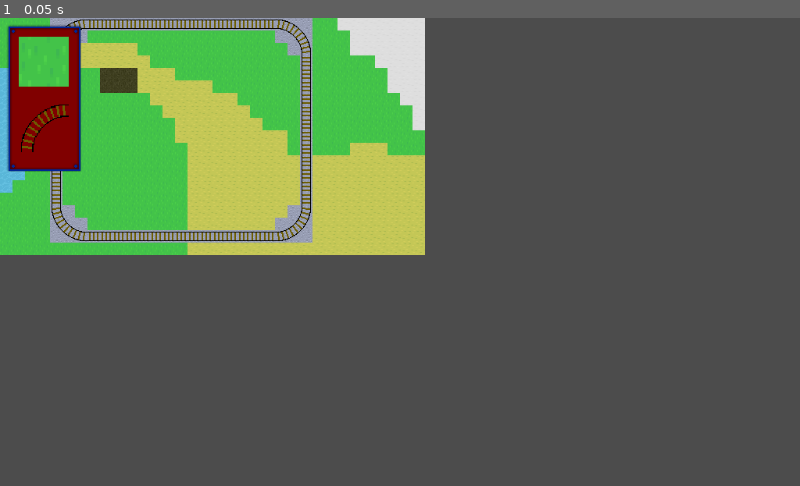
Above: before the commit, frame 1.
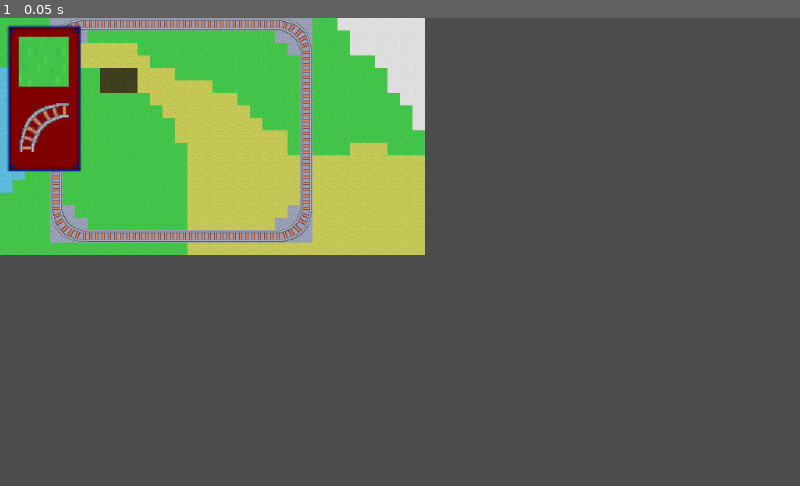
Above: after the commit, the same moment.

Repository: 2zqa/traingame
Game: Godot game, scene res://Scenes/GameScreen.tscn
The game is run twice, just before and just after one commit, with the same random seed, the same clock (stepped at 60 frames per second) and the same inputs.
Inputs:
- Up to frame 1 (0.05 s): no input

The runs differ from the first frame. In frame 1, 2.0% of the frame differs, in the area x 2-39%, y 0-48%.

Commit message:
Updated rail textures and added some trees

Diff:
--- a/TrainGame-Godot/Scenes/GameScreen.tscn
+++ b/TrainGame-Godot/Scenes/GameScreen.tscn
@@ -17,5 +17,4 @@
 tile_data = PoolIntArray( 4, 1, 0, 7, 16, 0, 8, 16, 0, 9, 16, 0, 10, 16, 0, 11, 16, 0, 12, 16, 0, 13, 16, 0, 14, 16, 0, …(732 unchanged characters)…
 
 [node name="SideMenu" parent="." instance=ExtResource( 4 )]
-
 [connection signal="option_selected" from="SideMenu" to="." method="_on_SideMenu_option_selected"]
--- a/TrainGame-Godot/Scenes/SideMenu/ObjectsTileSelectorPopup.tscn
+++ b/TrainGame-Godot/Scenes/SideMenu/ObjectsTileSelectorPopup.tscn
@@ -5,7 +5,7 @@
 [ext_resource path="res://Scenes/SingleTileDisplay.tscn" type="PackedScene" id=3]
 
 [node name="ObjectsTileSelectorPopup" type="Popup"]
-editor/display_folded = true
+visible = true
 anchor_right = 1.0
 anchor_bottom = 1.0
 margin_left = 8.0
@@ -16,72 +16,188 @@
 
 [node name="PopupBackground" parent="." instance=ExtResource( 2 )]
 margin_top = -1.0
-margin_right = 262.0
+margin_right = 342.0
 margin_bottom = 499.0
 
 [node name="HorizontalRail" parent="." instance=ExtResource( 3 )]
 position = Vector2( 16, 16 )
+size = Vector2( 64, 64 )
 tile_id = 0
+transposed = false
+x_flipped = false
+y_flipped = false
 
 [node name="VerticalRail" parent="." instance=ExtResource( 3 )]
 position = Vector2( 16, 96 )
+size = Vector2( 64, 64 )
 tile_id = 16
+transposed = false
+x_flipped = false
+y_flipped = false
 
 [node name="Corner1Rail" parent="." instance=ExtResource( 3 )]
 position = Vector2( 96, 16 )
+size = Vector2( 64, 64 )
 tile_id = 15
+transposed = false
+x_flipped = false
+y_flipped = false
 
 [node name="Corner2Rail" parent="." instance=ExtResource( 3 )]
 position = Vector2( 96, 95 )
+size = Vector2( 64, 64 )
 tile_id = 14
+transposed = false
+x_flipped = false
+y_flipped = false
 
 [node name="Corner3Rail" parent="." instance=ExtResource( 3 )]
 position = Vector2( 176, 16 )
+size = Vector2( 64, 64 )
 tile_id = 13
+transposed = false
+x_flipped = false
+y_flipped = false
 
 [node name="Corner4Rail" parent="." instance=ExtResource( 3 )]
 position = Vector2( 176, 96 )
+size = Vector2( 64, 64 )
 tile_id = 1
+transposed = false
+x_flipped = false
+y_flipped = false
+
+[node name="SmallSpringTree" parent="." instance=ExtResource( 3 )]
+position = Vector2( 256, 16 )
+size = Vector2( 64, 64 )
+tile_id = 28
+transposed = false
+x_flipped = false
+y_flipped = false
+
+[node name="SpringTree" parent="." instance=ExtResource( 3 )]
+position = Vector2( 256, 96 )
+size = Vector2( 64, 64 )
+tile_id = 21
+transposed = false
+x_flipped = false
+y_flipped = false
+
+[node name="LargeSpringTree" parent="." instance=ExtResource( 3 )]
+position = Vector2( 256, 186 )
+size = Vector2( 64, 64 )
+tile_id = 17
+transposed = false
+x_flipped = false
+y_flipped = false
+
+[node name="AutumnTreeSmall" parent="." instance=ExtResource( 3 )]
+position = Vector2( 256, 256 )
+size = Vector2( 64, 64 )
+tile_id = 24
+transposed = false
+x_flipped = false
+y_flipped = false
+
+[node name="AutumnTree" parent="." instance=ExtResource( 3 )]
+position = Vector2( 256, 336 )
+size = Vector2( 64, 64 )
+tile_id = 23
+transposed = false
+x_flipped = false
+y_flipped = false
+
+[node name="LargeAutumnTree2" parent="." instance=ExtResource( 3 )]
+position = Vector2( 256, 406 )
+size = Vector2( 64, 64 )
+tile_id = 19
+transposed = false
+x_flipped = false
+y_flipped = false
 
 [node name="VerticalRoad" parent="." instance=ExtResource( 3 )]
 position = Vector2( 16, 176 )
+size = Vector2( 64, 64 )
 tile_id = 4
+transposed = false
+x_flipped = false
+y_flipped = false
 
 [node name="HorizontalRoad" parent="." instance=ExtResource( 3 )]
 position = Vector2( 16, 256 )
+size = Vector2( 64, 64 )
 tile_id = 3
+transposed = false
+x_flipped = false
+y_flipped = false
 
 [node name="Corner1Road" parent="." instance=ExtResource( 3 )]
 position = Vector2( 96, 176 )
+size = Vector2( 64, 64 )
 tile_id = 9
+transposed = false
+x_flipped = false
+y_flipped = false
 
 [node name="Corner2Road" parent="." instance=ExtResource( 3 )]
 position = Vector2( 176, 176 )
+size = Vector2( 64, 64 )
 tile_id = 12
+transposed = false
+x_flipped = false
+y_flipped = false
 
 [node name="Corner3Road" parent="." instance=ExtResource( 3 )]
 position = Vector2( 176, 256 )
+size = Vector2( 64, 64 )
 tile_id = 7
+transposed = false
+x_flipped = false
+y_flipped = false
 
 [node name="Corner4Road" parent="." instance=ExtResource( 3 )]
 position = Vector2( 96, 256 )
+size = Vector2( 64, 64 )
 tile_id = 11
+transposed = false
+x_flipped = false
+y_flipped = false
 
 [node name="CrossingRoad" parent="." instance=ExtResource( 3 )]
 position = Vector2( 16, 336 )
+size = Vector2( 64, 64 )
 tile_id = 2
+transposed = false
+x_flipped = false
+y_flipped = false
 
 [node name="T1Road" parent="." instance=ExtResource( 3 )]
 position = Vector2( 96, 336 )
+size = Vector2( 64, 64 )
+transposed = false
+x_flipped = false
+y_flipped = false
 
 [node name="T2Road" parent="." instance=ExtResource( 3 )]
 position = Vector2( 176, 336 )
+size = Vector2( 64, 64 )
 tile_id = 6
+transposed = false
+x_flipped = false
+y_flipped = false
 
 [node name="T3Road" parent="." instance=ExtResource( 3 )]
 position = Vector2( 176, 416 )
+size = Vector2( 64, 64 )
 tile_id = 5
+transposed = false
+x_flipped = false
+y_flipped = false
 
 [node name="T4Road" parent="." instance=ExtResource( 3 )]
 position = Vector2( 96, 416 )
+size = Vector2( 64, 64 )
 tile_id = 8
+transposed = false
+x_flipped = false
+y_flipped = false
--- a/TrainGame-Godot/Scripts/Registry.gd
+++ b/TrainGame-Godot/Scripts/Registry.gd
@@ -50,6 +50,19 @@
 #warning-ignore:unused_class_variable
 var ROAD_T := _register_object_tile_with_auto_rotation(ObjectTile.new("road_t", [5, 6, 8, 10]))
 
+#warning-ignore:unused_class_variable
+var SPRING_TREE_SMALL := _register_object_tile_with_auto_rotation(ObjectTile.new("spring_tree_small", [28, 28, 28, 28]))
+#warning-ignore:unused_class_variable
+var SPRING_TREE := _register_object_tile_with_auto_rotation(ObjectTile.new("spring_tree", [21, 21, 21, 21]))
+#warning-ignore:unused_class_variable
+var SPRING_TREE_LARGE := _register_object_tile_with_auto_rotation(ObjectTile.new("spring_tree_large", [17, 17, 17, 17]))
+#warning-ignore:unused_class_variable
+var AUTUMN_TREE_SMALL := _register_object_tile_with_auto_rotation(ObjectTile.new("autumn_tree_small", [24, 24, 24, 24]))
+#warning-ignore:unused_class_variable
+var AUTUMN_TREE := _register_object_tile_with_auto_rotation(ObjectTile.new("autumn_tree", [23, 23, 23, 23]))
+#warning-ignore:unused_class_variable
+var AUTUMN_TREE_LARGE := _register_object_tile_with_auto_rotation(ObjectTile.new("autumn_tree_large", [19, 19, 19, 19]))
+
 # Ground tiles
 var GRASS := _register_ground_tile(GroundTile.new("grass", 0))
 #warning-ignore:unused_class_variable
--- a/TrainGame-Godot/TileSets/Objects.tres
+++ b/TrainGame-Godot/TileSets/Objects.tres
@@ -1,13 +1,16 @@
-[gd_resource type="TileSet" load_steps=19 format=2]
+[gd_resource type="TileSet" load_steps=37 format=2]
 
 [ext_resource path="res://Images/tilesheet_objects.png" type="Texture" id=1]
 
-[sub_resource type="ConvexPolygonShape2D" id=3]
+[sub_resource type="ConvexPolygonShape2D" id=1]
 points = PoolVector2Array( 0, 0, 16, 0, 16, 16, 0, 16 )
 
 [sub_resource type="ConvexPolygonShape2D" id=2]
 points = PoolVector2Array( 0, 0, 48, 0, 48, 32, 32, 32, 32, 48, 0, 48 )
 
+[sub_resource type="ConvexPolygonShape2D" id=3]
+points = PoolVector2Array( 0, 0, 48, 0, 48, 48, 0, 48 )
+
 [sub_resource type="ConvexPolygonShape2D" id=4]
 points = PoolVector2Array( 0, 0, 48, 0, 48, 48, 0, 48 )
 
@@ -15,42 +18,93 @@
 points = PoolVector2Array( 0, 0, 48, 0, 48, 48, 0, 48 )
 
 [sub_resource type="ConvexPolygonShape2D" id=6]
-points = PoolVector2Array( 0, 0, 48, 0, 48, 48, 0, 48 )
+points = PoolVector2Array( 0, 0, 32, 0, 32, 16, 48, 16, 48, 48, 0, 48 )
 
 [sub_resource type="ConvexPolygonShape2D" id=7]
-points = PoolVector2Array( 0, 0, 32, 0, 32, 16, 48, 16, 48, 48, 0, 48 )
+points = PoolVector2Array( 0, 0, 48, 0, 48, 48, 16, 48, 16, 32, 0, 32 )
 
 [sub_resource type="ConvexPolygonShape2D" id=8]
-points = PoolVector2Array( 0, 0, 48, 0, 48, 48, 16, 48, 16, 32, 0, 32 )
+points = PoolVector2Array( 0, 16, 16, 16, 16, 0, 48, 0, 48, 48, 0, 48 )
 
 [sub_resource type="ConvexPolygonShape2D" id=9]
-points = PoolVector2Array( 0, 16, 16, 16, 16, 0, 48, 0, 48, 48, 0, 48 )
+points = PoolVector2Array( 0, 0, 16, 0, 16, 16, 0, 16 )
 
 [sub_resource type="ConvexPolygonShape2D" id=10]
-points = PoolVector2Array( 0, 0, 16, 0, 16, 16, 0, 16 )
+points = PoolVector2Array( 0, 0, 16, 0, 16, 32, 0, 32 )
 
 [sub_resource type="ConvexPolygonShape2D" id=11]
-points = PoolVector2Array( 0, 0, 48, 0, 48, 48, 0, 48 )
+points = PoolVector2Array( 0, 0, 16, 0, 16, 32, 0, 32 )
 
 [sub_resource type="ConvexPolygonShape2D" id=12]
+points = PoolVector2Array( 0, 0, 16, 0, 16, 32, 0, 32 )
+
+[sub_resource type="ConvexPolygonShape2D" id=13]
+points = PoolVector2Array( 0, 0, 48, 0, 48, 48, 0, 48 )
+
+[sub_resource type="ConvexPolygonShape2D" id=14]
+points = PoolVector2Array( 0, 0, 16, 0, 16, 16, 0, 16 )
+
+[sub_resource type="ConvexPolygonShape2D" id=15]
+points = PoolVector2Array( 0, 0, 16, 0, 16, 32, 0, 32 )
+
+[sub_resource type="ConvexPolygonShape2D" id=16]
+points = PoolVector2Array( 0, 0, 16, 0, 16, 32, 0, 32 )
+
+[sub_resource type="ConvexPolygonShape2D" id=17]
+points = PoolVector2Array( 0, 0, 16, 0, 16, 32, 0, 32 )
+
+[sub_resource type="ConvexPolygonShape2D" id=18]
+points = PoolVector2Array( 0, 0, 16, 0, 16, 16, 0, 16 )
+
+[sub_resource type="ConvexPolygonShape2D" id=19]
+points = PoolVector2Array( 16, 48, 16, 16, 32, 16, 32, 48 )
+
+[sub_resource type="ConvexPolygonShape2D" id=20]
+points = PoolVector2Array( 16, 48, 16, 16, 32, 16, 32, 48 )
+
+[sub_resource type="ConvexPolygonShape2D" id=21]
+points = PoolVector2Array( 0, 0, 16, 0, 16, 16, 0, 16 )
+
+[sub_resource type="ConvexPolygonShape2D" id=22]
+points = PoolVector2Array( 0, 0, 16, 0, 16, 16, 0, 16 )
+
+[sub_resource type="ConvexPolygonShape2D" id=23]
+points = PoolVector2Array( 0, 0, 16, 0, 16, 16, 0, 16 )
+
+[sub_resource type="ConvexPolygonShape2D" id=24]
 points = PoolVector2Array( 0, 0, 16, 0, 16, 48, 0, 48 )
 
-[sub_resource type="ConvexPolygonShape2D" id=13]
+[sub_resource type="ConvexPolygonShape2D" id=25]
+points = PoolVector2Array( 0, 0, 16, 0, 16, 16, 0, 16 )
+
+[sub_resource type="ConvexPolygonShape2D" id=26]
+points = PoolVector2Array( 0, 0, 16, 0, 16, 32, 0, 32 )
+
+[sub_resource type="ConvexPolygonShape2D" id=27]
+points = PoolVector2Array( 0, 0, 16, 0, 16, 32, 0, 32 )
+
+[sub_resource type="ConvexPolygonShape2D" id=28]
+points = PoolVector2Array( 0, 0, 16, 0, 16, 16, 0, 16 )
+
+[sub_resource type="ConvexPolygonShape2D" id=29]
+points = PoolVector2Array( 0, 0, 16, 0, 16, 16, 0, 16 )
+
+[sub_resource type="ConvexPolygonShape2D" id=30]
 points = PoolVector2Array( 0, 0, 48, 0, 48, 16, 0, 16 )
 
-[sub_resource type="ConvexPolygonShape2D" id=14]
-points = PoolVector2Array( 0, 0, 48, 0, 48, 48, 0, 48 )
-
-[sub_resource type="ConvexPolygonShape2D" id=15]
-points = PoolVector2Array( 0, 0, 48, 0, 48, 48, 0, 48 )
-
-[sub_resource type="ConvexPolygonShape2D" id=16]
-points = PoolVector2Array( 0, 0, 48, 0, 48, 48, 0, 48 )
-
-[sub_resource type="ConvexPolygonShape2D" id=17]
-points = PoolVector2Array( 0, 0, 48, 0, 48, 48, 0, 48 )
-
-[sub_resource type="ConvexPolygonShape2D" id=18]
+[sub_resource type="ConvexPolygonShape2D" id=31]
+points = PoolVector2Array( 0, 0, 48, 0, 48, 48, 0, 48 )
+
+[sub_resource type="ConvexPolygonShape2D" id=32]
+points = PoolVector2Array( 0, 0, 48, 0, 48, 48, 0, 48 )
+
+[sub_resource type="ConvexPolygonShape2D" id=33]
+points = PoolVector2Array( 0, 0, 48, 0, 48, 48, 0, 48 )
+
+[sub_resource type="ConvexPolygonShape2D" id=34]
+points = PoolVector2Array( 0, 0, 48, 0, 48, 48, 0, 48 )
+
+[sub_resource type="ConvexPolygonShape2D" id=35]
 points = PoolVector2Array( 0, 0, 48, 0, 48, 48, 0, 48 )
 
 [resource]
@@ -66,7 +120,7 @@
 "autotile_coord": Vector2( 0, 0 ),
 "one_way": false,
 "one_way_margin": 1.0,
-"shape": SubResource( 3 ),
+"shape": SubResource( 1 ),
 "shape_transform": Transform2D( 1, 0, 0, 1, 0, 0 )
 } ]
 0/z_index = 0
@@ -322,7 +376,295 @@
 "autotile_coord": Vector2( 0, 0 ),
 "one_way": false,
 "one_way_margin": 1.0,
+"shape": SubResource( 9 ),
+"shape_transform": Transform2D( 1, 0, 0, 1, 0, 0 )
+} ]
+16/z_index = 0
+17/name = "tilesheet_objects.png 17"
+17/texture = ExtResource( 1 )
+17/tex_offset = Vector2( 0, 0 )
+17/modulate = Color( 1, 1, 1, 1 )
+17/region = Rect2( 160, 0, 16, 32 )
+17/tile_mode = 0
+17/occluder_offset = Vector2( 0, 0 )
+17/navigation_offset = Vector2( 0, 0 )
+17/shapes = [ {
+"autotile_coord": Vector2( 0, 0 ),
+"one_way": false,
+"one_way_margin": 1.0,
 "shape": SubResource( 10 ),
 "shape_transform": Transform2D( 1, 0, 0, 1, 0, 0 )
 } ]
-16/z_index = 0
+17/z_index = 0
+18/name = "tilesheet_objects.png 18"
+18/texture = ExtResource( 1 )
+18/tex_offset = Vector2( 0, 0 )
+18/modulate = Color( 1, 1, 1, 1 )
+18/region = Rect2( 160, 32, 16, 32 )
+18/tile_mode = 0
+18/occluder_offset = Vector2( 0, 0 )
+18/navigation_offset = Vector2( 0, 0 )
+18/shapes = [ {
+"autotile_coord": Vector2( 0, 0 ),
+"one_way": false,
+"one_way_margin": 1.0,
+"shape": SubResource( 11 ),
+"shape_transform": Transform2D( 1, 0, 0, 1, 0, 0 )
+} ]
+18/z_index = 0
+19/name = "tilesheet_objects.png 19"
+19/texture = ExtResource( 1 )
+19/tex_offset = Vector2( 0, 0 )
+19/modulate = Color( 1, 1, 1, 1 )
+19/region = Rect2( 160, 64, 16, 32 )
+19/tile_mode = 0
+19/occluder_offset = Vector2( 0, 0 )
+19/navigation_offset = Vector2( 0, 0 )
+19/shapes = [ {
+"autotile_coord": Vector2( 0, 0 ),
+"one_way": false,
+"one_way_margin": 1.0,
+"shape": SubResource( 12 ),
+"shape_transform": Transform2D( 1, 0, 0, 1, 0, 0 )
+} ]
+19/z_index = 0
+20/name = "tilesheet_objects.png 20"
+20/texture = ExtResource( 1 )
+20/tex_offset = Vector2( 0, 0 )
+20/modulate = Color( 1, 1, 1, 1 )
+20/region = Rect2( 160, 96, 16, 16 )
+20/tile_mode = 0
+20/occluder_offset = Vector2( 0, 0 )
+20/navigation_offset = Vector2( 0, 0 )
+20/shapes = [ {
+"autotile_coord": Vector2( 0, 0 ),
+"one_way": false,
+"one_way_margin": 1.0,
+"shape": SubResource( 14 ),
+"shape_transform": Transform2D( 1, 0, 0, 1, 0, 0 )
+} ]
+20/z_index = 0
+21/name = "tilesheet_objects.png 21"
+21/texture = ExtResource( 1 )
+21/tex_offset = Vector2( 0, 0 )
+21/modulate = Color( 1, 1, 1, 1 )
+21/region = Rect2( 176, 0, 16, 32 )
+21/tile_mode = 0
+21/occluder_offset = Vector2( 0, 0 )
+21/navigation_offset = Vector2( 0, 0 )
+21/shapes = [ {
+"autotile_coord": Vector2( 0, 0 ),
+"one_way": false,
+"one_way_margin": 1.0,
+"shape": SubResource( 15 ),
+"shape_transform": Transform2D( 1, 0, 0, 1, 0, 0 )
+} ]
+21/z_index = 0
+22/name = "tilesheet_objects.png 22"
+22/texture = ExtResource( 1 )
+22/tex_offset = Vector2( 0, 0 )
+22/modulate = Color( 1, 1, 1, 1 )
+22/region = Rect2( 176, 32, 16, 32 )
+22/tile_mode = 0
+22/occluder_offset = Vector2( 0, 0 )
+22/navigation_offset = Vector2( 0, 0 )
+22/shapes = [ {
+"autotile_coord": Vector2( 0, 0 ),
+"one_way": false,
+"one_way_margin": 1.0,
+"shape": SubResource( 16 ),
+"shape_transform": Transform2D( 1, 0, 0, 1, 0, 0 )
+} ]
+22/z_index = 0
+23/name = "tilesheet_objects.png 23"
+23/texture = ExtResource( 1 )
+23/tex_offset = Vector2( 0, 0 )
+23/modulate = Color( 1, 1, 1, 1 )
+23/region = Rect2( 176, 64, 16, 32 )
+23/tile_mode = 0
+23/occluder_offset = Vector2( 0, 0 )
+23/navigation_offset = Vector2( 0, 0 )
+23/shapes = [ {
+"autotile_coord": Vector2( 0, 0 ),
+"one_way": false,
+"one_way_margin": 1.0,
+"shape": SubResource( 17 ),
+"shape_transform": Transform2D( 1, 0, 0, 1, 0, 0 )
+} ]
+23/z_index = 0
+24/name = "tilesheet_objects.png 24"
+24/texture = ExtResource( 1 )
+24/tex_offset = Vector2( 0, 0 )
+24/modulate = Color( 1, 1, 1, 1 )
+24/region = Rect2( 176, 96, 16, 16 )
+24/tile_mode = 0
+24/occluder_offset = Vector2( 0, 0 )
+24/navigation_offset = Vector2( 0, 0 )
+24/shapes = [ {
+"autotile_coord": Vector2( 0, 0 ),
+"one_way": false,
+"one_way_margin": 1.0,
+"shape": SubResource( 18 ),
+"shape_transform": Transform2D( 1, 0, 0, 1, 0, 0 )
+} ]
+24/z_index = 0
+25/name = "tilesheet_objects.png 25"
+25/texture = ExtResource( 1 )
+25/tex_offset = Vector2( 0, 0 )
+25/modulate = Color( 1, 1, 1, 1 )
+25/region = Rect2( 192, 0, 48, 48 )
+25/tile_mode = 0
+25/occluder_offset = Vector2( 0, 0 )
+25/navigation_offset = Vector2( 0, 0 )
+25/shapes = [ {
+"autotile_coord": Vector2( 0, 0 ),
+"one_way": false,
+"one_way_margin": 1.0,
+"shape": SubResource( 19 ),
+"shape_transform": Transform2D( 1, 0, 0, 1, 0, 0 )
+} ]
+25/z_index = 0
+26/name = "tilesheet_objects.png 26"
+26/texture = ExtResource( 1 )
+26/tex_offset = Vector2( 0, 0 )
+26/modulate = Color( 1, 1, 1, 1 )
+26/region = Rect2( 192, 48, 48, 48 )
+26/tile_mode = 0
+26/occluder_offset = Vector2( 0, 0 )
+26/navigation_offset = Vector2( 0, 0 )
+26/shapes = [ {
+"autotile_coord": Vector2( 0, 0 ),
+"one_way": false,
+"one_way_margin": 1.0,
+"shape": SubResource( 20 ),
+"shape_transform": Transform2D( 1, 0, 0, 1, 0, 0 )
+} ]
+26/z_index = 0
+27/name = "tilesheet_objects.png 27"
+27/texture = ExtResource( 1 )
+27/tex_offset = Vector2( 0, 0 )
+27/modulate = Color( 1, 1, 1, 1 )
+27/region = Rect2( 192, 96, 16, 16 )
+27/tile_mode = 0
+27/occluder_offset = Vector2( 0, 0 )
+27/navigation_offset = Vector2( 0, 0 )
+27/shapes = [ {
+"autotile_coord": Vector2( 0, 0 ),
+"one_way": false,
+"one_way_margin": 1.0,
+"shape": SubResource( 21 ),
+"shape_transform": Transform2D( 1, 0, 0, 1, 0, 0 )
+} ]
+27/z_index = 0
+28/name = "tilesheet_objects.png 28"
+28/texture = ExtResource( 1 )
+28/tex_offset = Vector2( 0, 0 )
+28/modulate = Color( 1, 1, 1, 1 )
+28/region = Rect2( 208, 96, 16, 16 )
+28/tile_mode = 0
+28/occluder_offset = Vector2( 0, 0 )
+28/navigation_offset = Vector2( 0, 0 )
+28/shapes = [ {
+"autotile_coord": Vector2( 0, 0 ),
+"one_way": false,
+"one_way_margin": 1.0,
+"shape": SubResource( 22 ),
+"shape_transform": Transform2D( 1, 0, 0, 1, 0, 0 )
+} ]
+28/z_index = 0
+29/name = "tilesheet_objects.png 29"
+29/texture = ExtResource( 1 )
+29/tex_offset = Vector2( 0, 0 )
+29/modulate = Color( 1, 1, 1, 1 )
+29/region = Rect2( 224, 96, 16, 16 )
+29/tile_mode = 0
+29/occluder_offset = Vector2( 0, 0 )
+29/navigation_offset = Vector2( 0, 0 )
+29/shapes = [ {
+"autotile_coord": Vector2( 0, 0 ),
+"one_way": false,
+"one_way_margin": 1.0,
+"shape": SubResource( 23 ),
+"shape_transform": Transform2D( 1, 0, 0, 1, 0, 0 )
+} ]
+29/z_index = 0
+30/name = "tilesheet_objects.png 30"
+30/texture = ExtResource( 1 )
+30/tex_offset = Vector2( 0, 0 )
+30/modulate = Color( 1, 1, 1, 1 )
+30/region = Rect2( 240, 96, 16, 16 )
+30/tile_mode = 0
+30/occluder_offset = Vector2( 0, 0 )
+30/navigation_offset = Vector2( 0, 0 )
+30/shapes = [ {
+"autotile_coord": Vector2( 0, 0 ),
+"one_way": false,
+"one_way_margin": 1.0,
+"shape": SubResource( 25 ),
+"shape_transform": Transform2D( 1, 0, 0, 1, 0, 0 )
+} ]
+30/z_index = 0
+31/name = "tilesheet_objects.png 31"
+31/texture = ExtResource( 1 )
+31/tex_offset = Vector2( 0, 0 )
+31/modulate = Color( 1, 1, 1, 1 )
+31/region = Rect2( 240, 64, 16, 32 )
+31/tile_mode = 0
+31/occluder_offset = Vector2( 0, 0 )
+31/navigation_offset = Vector2( 0, 0 )
+31/shapes = [ {
+"autotile_coord": Vector2( 0, 0 ),
+"one_way": false,
+"one_way_margin": 1.0,
+"shape": SubResource( 26 ),
+"shape_transform": Transform2D( 1, 0, 0, 1, 0, 0 )
+} ]
+31/z_index = 0
+32/name = "tilesheet_objects.png 32"
+32/texture = ExtResource( 1 )
+32/tex_offset = Vector2( 0, 0 )
+32/modulate = Color( 1, 1, 1, 1 )
+32/region = Rect2( 240, 32, 16, 32 )
+32/tile_mode = 0
+32/occluder_offset = Vector2( 0, 0 )
+32/navigation_offset = Vector2( 0, 0 )
+32/shapes = [ {
+"autotile_coord": Vector2( 0, 0 ),
+"one_way": false,
+"one_way_margin": 1.0,
+"shape": SubResource( 27 ),
+"shape_transform": Transform2D( 1, 0, 0, 1, 0, 0 )
+} ]
+32/z_index = 0
+33/name = "tilesheet_objects.png 33"
+33/texture = ExtResource( 1 )
+33/tex_offset = Vector2( 0, 0 )
+33/modulate = Color( 1, 1, 1, 1 )
+33/region = Rect2( 240, 16, 16, 16 )
+33/tile_mode = 0
+33/occluder_offset = Vector2( 0, 0 )
+33/navigation_offset = Vector2( 0, 0 )
+33/shapes = [ {
+"autotile_coord": Vector2( 0, 0 ),
+"one_way": false,
+"one_way_margin": 1.0,
+"shape": SubResource( 28 ),
+"shape_transform": Transform2D( 1, 0, 0, 1, 0, 0 )
+} ]
+33/z_index = 0
+34/name = "tilesheet_objects.png 34"
+34/texture = ExtResource( 1 )
+34/tex_offset = Vector2( 0, 0 )
+34/modulate = Color( 1, 1, 1, 1 )
+34/region = Rect2( 240, 0, 16, 16 )
+34/tile_mode = 0
+34/occluder_offset = Vector2( 0, 0 )
+34/navigation_offset = Vector2( 0, 0 )
+34/shapes = [ {
+"autotile_coord": Vector2( 0, 0 ),
+"one_way": false,
+"one_way_margin": 1.0,
+"shape": SubResource( 29 ),
+"shape_transform": Transform2D( 1, 0, 0, 1, 0, 0 )
+} ]
+34/z_index = 0
Binary file changed: TrainGame-Godot/Images/tilesheet_objects.png
Not shown: 14 places in TrainGame-Godot/TileSets/Objects.tres that only renumber resources
